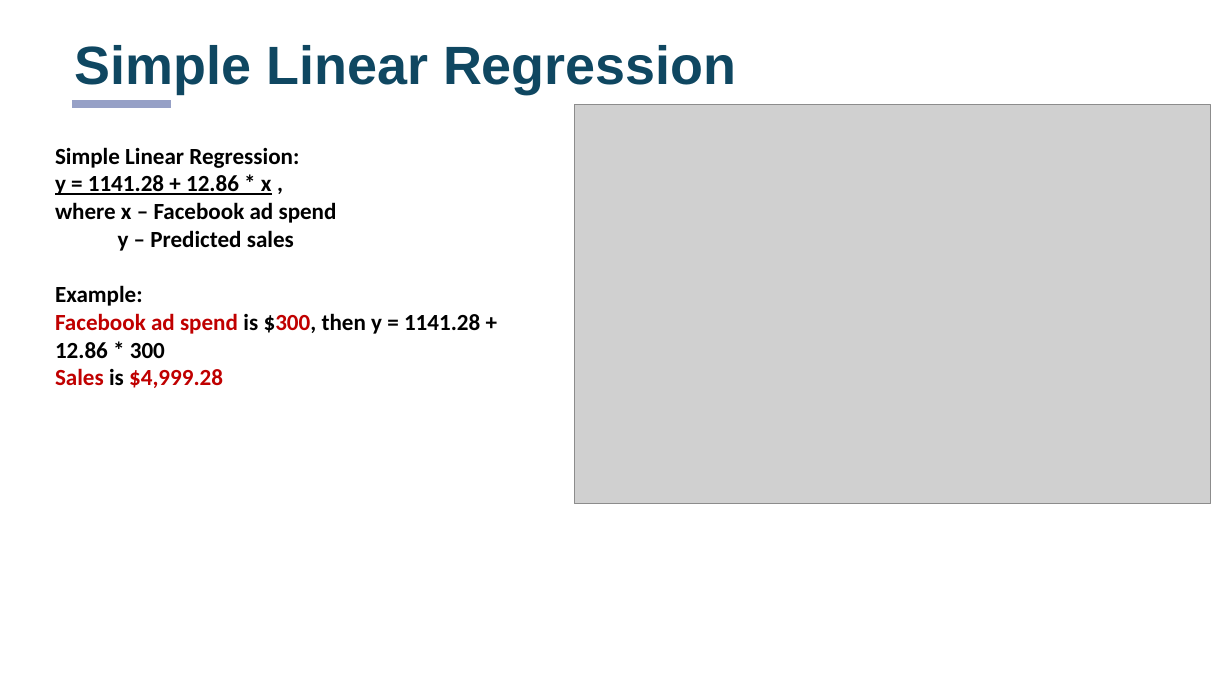
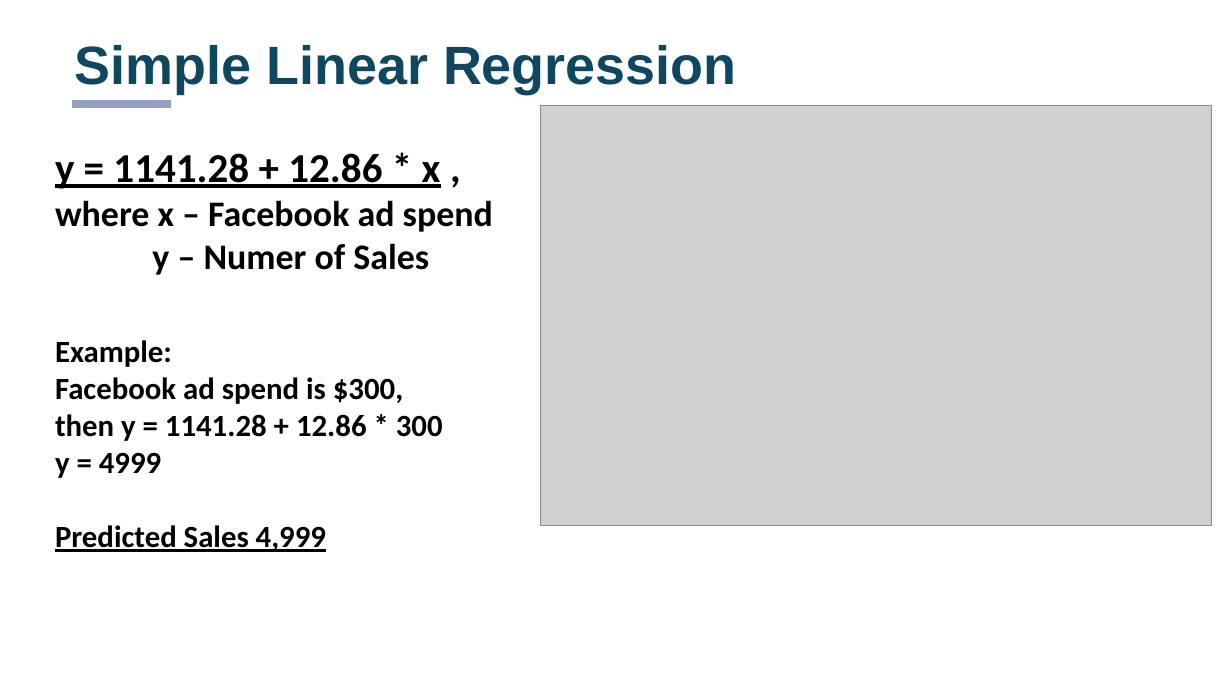
Before and after one commit to Elena-R-P/analytics, a slide deck: slide 4 of TechGear/TechGearStudentTemplate.pptx. Drawn at 1232x693 pixels with LibreOffice and Linux fonts; fonts in the diff are those of the drawing; grey boxes stand for pictures. Boxes give left, top, right and bottom in pixels: in the first picture for what was removed or moved away, otherwise in the second. Text is boxed around its words. In the diff, an @@ line names an element or a change of style, - is before the commit and + after.

Commit message:
Linear regression model

```diff
--- a/TechGear/TechGearStudentTemplate.pptx
+++ b/TechGear/TechGearStudentTemplate.pptx
@@ picture: place and size @@
-picture at (574,105,1211,505)
+picture at (541,105,1212,526)
@@ text at (55,147,299,168): paragraph removed @@
-Simple Linear Regression:
@@ text at (55,153,493,367): size 18 to 32 pt in "y = 1141.28 + 12.86 * x ..."; size 18 to 28 pt in "where x – Facebook ad spend"; size 18 to 24 pt in "Example:" @@
@@ text at (152,243,429,275): text changed; size 18 to 28 pt @@
-y – Predicted sales
+y – Numer of Sales
@@ text at (55,377,443,552): text changed; size 18 to 24 pt; text colour #C00000 to #000000 @@
-Facebook ad spend is $300, then y = 1141.28 + 12.86 * 300
-Sales is $4,999.28
+Facebook ad spend is $300,
+then y = 1141.28 + 12.86 * 300
+y = 4999
+Predicted Sales 4,999
```
Also in this commit, not shown: 2 other slides changed, 1 other file.
